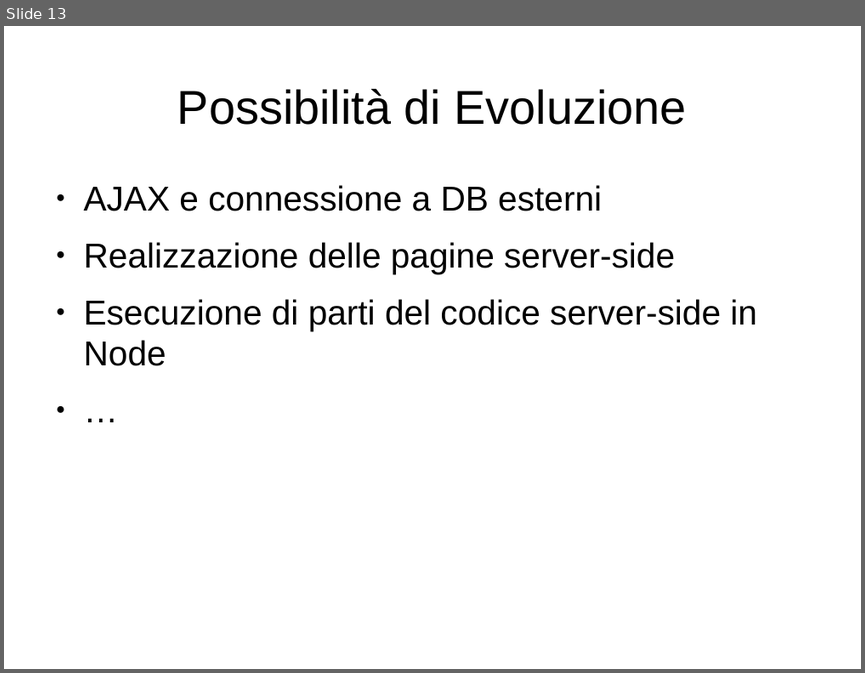
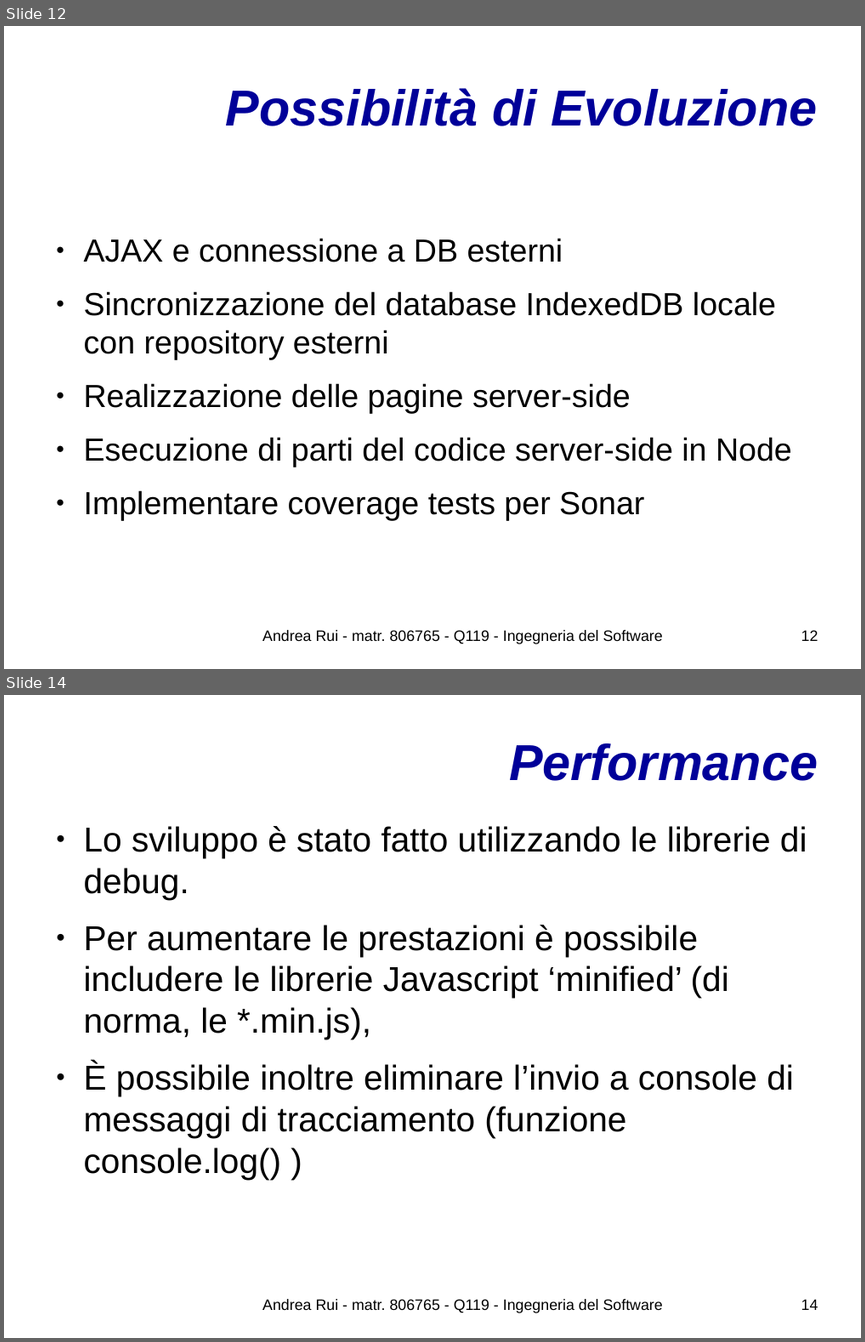
Before and after one commit to UnimibSoftEngCourse1718/progetto-agenda-2-Andy-UNIMIB, a slide deck: doc/Presentazione del Progetto.odp. Shown one above the other, each under a label of ours: slide 13 before the commit, slides 12 and 14 after it; the slides between them are not shown. The pictures are 865x673 and 865x1342 pixels, drawn with LibreOffice and Linux fonts; fonts in the diff are those of the drawing; background and template pictures are left out. Boxes give left, top, right and bottom in pixels: in the first picture for what was removed or moved away, otherwise in the second. Text is boxed around its words. In the diff, an @@ line names an element or a change of style, - is before the commit and + after.

```diff
--- a/doc/Presentazione del Progetto.odp
+++ b/doc/Presentazione del Progetto.odp
@@ slide 14 added at (x1=4, y1=695, x2=861, y2=1338), background #FFFFFF @@
@@ title added at (x1=509, y1=743, x2=817, y2=781), 46.8 pt, text #000099, bold, italic @@
+Performance
@@ text added at (x1=84, y1=826, x2=807, y2=1179), 32 pt, text #000000 @@
+● Lo sviluppo è stato fatto utilizzando le librerie di debug.
+● Per aumentare le prestazioni è possibile includere le librerie Javascript ‘minified’ (di norma, le *.min.js),
+● È possibile inoltre eliminare l’invio a console di messaggi di tracciamento (funzione console.log() )
@@ text added at (x1=262, y1=1299, x2=663, y2=1313), 14 pt, text #000000 @@
+Andrea Rui - matr. 806765 - Q119 - Ingegneria del Software
@@ page number added at (x1=801, y1=1299, x2=818, y2=1310), 14 pt, text #000000 @@
+14
@@ what was slide 13 is now slide 12 @@
@@ slide 12 changed as well @@
@@ title "Possibilità di Evoluzione" at (x1=226, y1=88, x2=817, y2=126): size 44 to 46.8 pt, text colour #000000 to #000099, bold on, italic on; alignment centre to right @@
@@ text at (x1=84, y1=238, x2=792, y2=467): size 32 to 29.6 pt in "AJAX e connessione a DB esterni", "Realizzazione delle pagine server-side", "Esecuzione di parti del codice server-side in ..." @@
@@ text at (x1=84, y1=291, x2=776, y2=360): paragraph added @@
+● Sincronizzazione del database IndexedDB locale con repository esterni
@@ text at (x1=84, y1=490, x2=644, y2=521): text changed; size 32 to 29.6 pt @@
-● …
+● Implementare coverage tests per Sonar
@@ text added at (x1=262, y1=630, x2=663, y2=644), 14 pt, text #000000 @@
+Andrea Rui - matr. 806765 - Q119 - Ingegneria del Software
@@ page number added at (x1=801, y1=630, x2=818, y2=641), 14 pt, text #000000 @@
+12
```
Also in this commit, not shown: 5 other slides changed, 15 other slides added, 8 slides removed, 6 other files.
